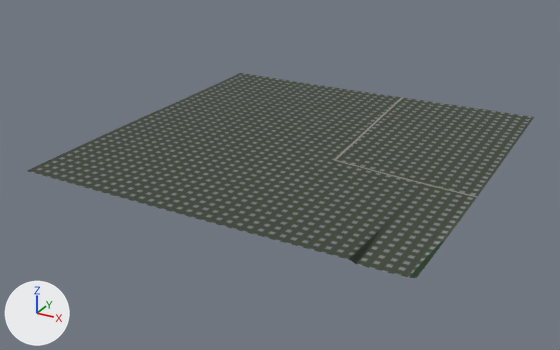
Before and after pictures for a commit that changed the glTF model assets/satellite_dem_tiles/terrain_real_T_W02_N01.glb.
Before and after are seen from a camera (50 mm lens) standing at (-2236.0, -1457.0, 1519.0) and looking at (-4076.0, 1888.0, -153.0). The axes (+X, +Y, +Z) are drawn at lower left. The lights are the same throughout. The picture after the commit comes second.

In view in the first picture: 'Terrain_Real_DEM_T_W02_N01'.
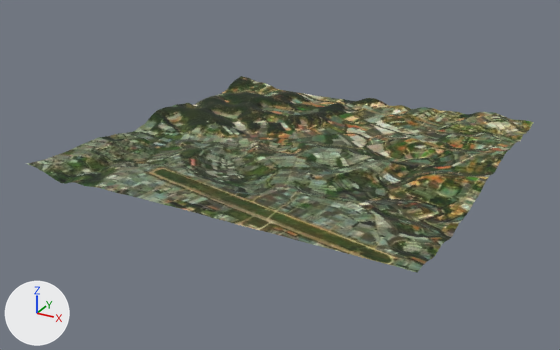
Location of each change, [x1, y1, x2, y2] in pixels of the pictures (560 x 350 px):
'Terrain_Real_DEM_T_W02_N01', recoloured, reshaped
    before: [27, 73, 534, 278]
    after: [26, 76, 534, 273]

What the commit changed:
Picture 'Image_0' (img_image_0) is new.
Material 'Mat_TerrainReal_T_W02_N01' (mat_mat_terrainreal_t_w02_n01) is new.
Its texture is img_image_0.
Its roughness is 0.92.
me_mesh_terrain_t_w02_n01 is used by ob_terrain_real_dem_t_w02_n01; location (0.0, 0.0, 0.0).
me_mesh_terrain_t_w02_n01 had 16641 vertices, 32768 faces and spanned x -5000.0..-3000.0, y 1000.0..3000.0, z -19.0..15.0.
me_mesh_terrain_t_w02_n01 no longer uses material mat_mat_esri_satellite_t_w02_n01 (picture img_esri_world_imagery_t_w02_n01_z16).
me_mesh_terrain_t_w02_n01 now has 16641 vertices, 32768 faces and spans x -5000.0..-3000.0, y 1000.0..3000.0, z -77.0..53.0.
me_mesh_terrain_t_w02_n01 part 1: 16509 of 16641 vertices moved; they spanned x -5000.0..-3000.0, y 1000.0..3000.0, z -19.0..15.0 and now span x -5000.0..-3000.0, y 1000.0..3000.0, z -77.0..53.0; mean shift (0.0, 0.0, -27.0); largest move (-3969.0, 2734.0, 5.0) -> (-3969.0, 2734.0, -74.0).
me_mesh_terrain_t_w02_n01 gains material mat_mat_terrainreal_t_w02_n01 (picture img_image_0).
